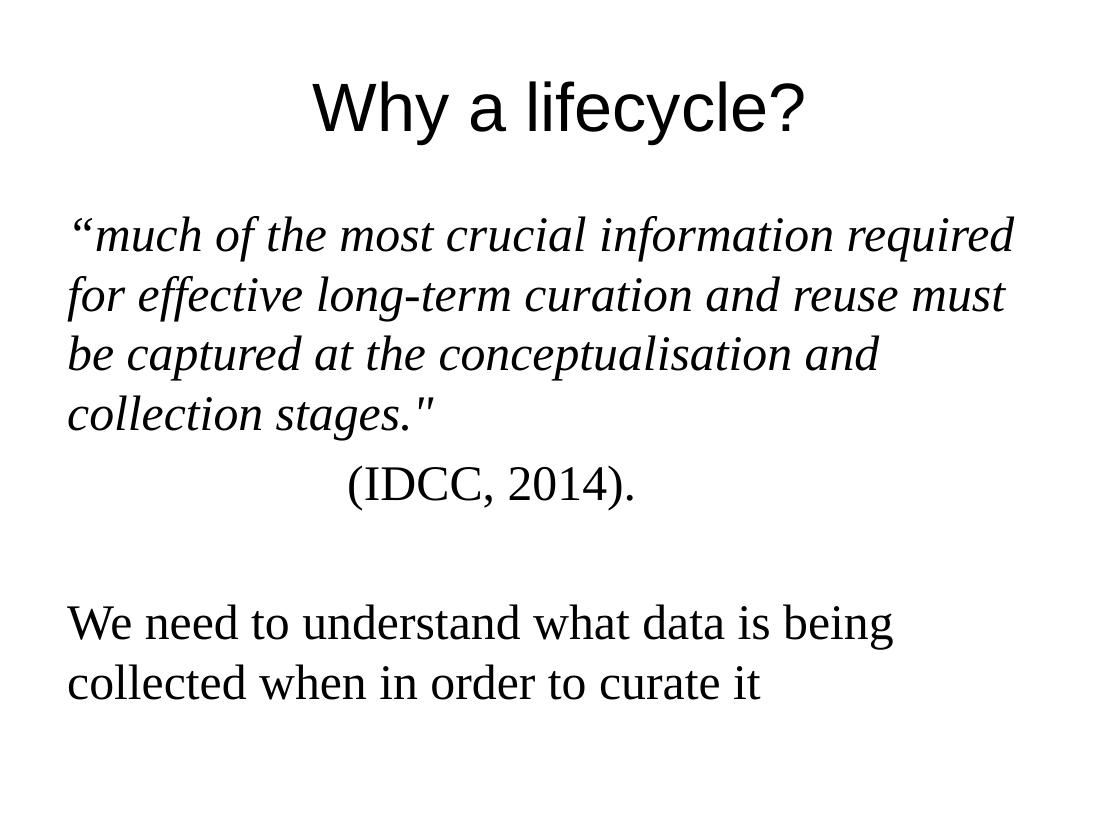
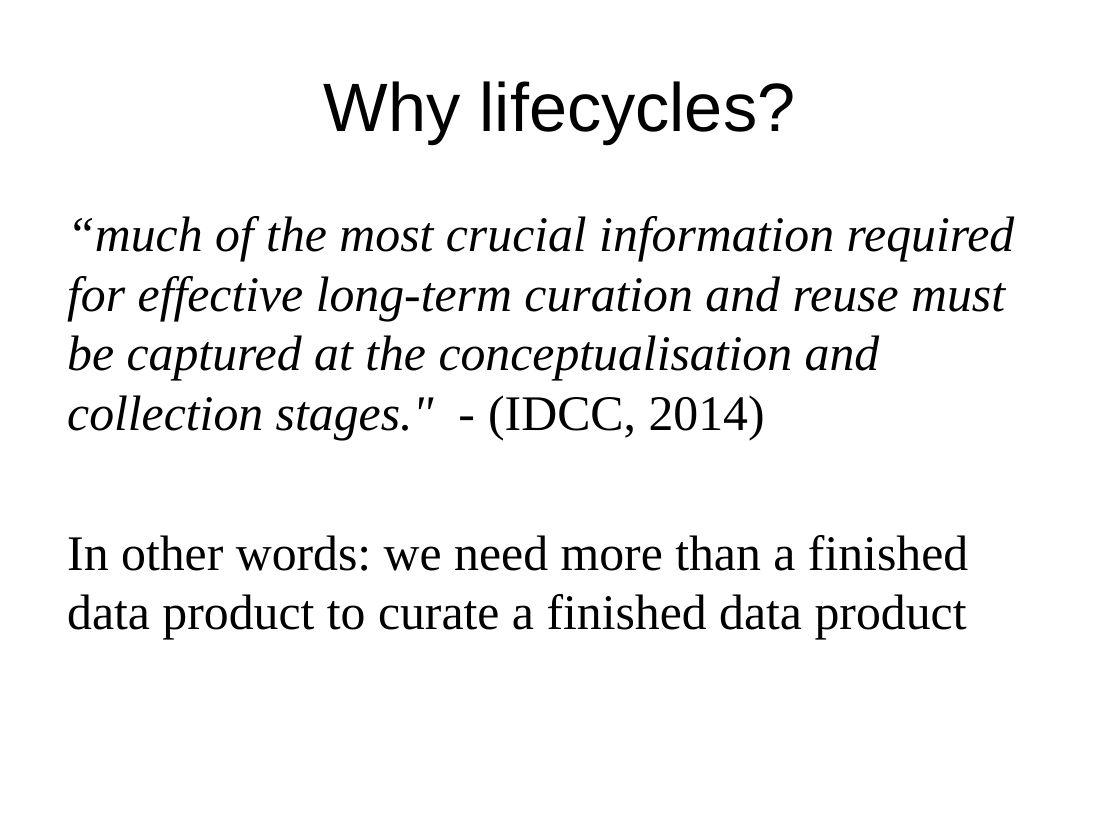
Before and after one commit to DataCurationWorkshop/HongKongCurationWorkshop, a slide deck: slide 2 of Day_1/Lectures/Day_1_Lecture_LifeCyclesIntro.pptx. Drawn at 1120x840 pixels with LibreOffice and Linux fonts; fonts in the diff are those of the drawing; background and template pictures are left out. Boxes give left, top, right and bottom in pixels: in the first picture for what was removed or moved away, otherwise in the second. Text is boxed around its words. In the diff, an @@ line names an element or a change of style, - is before the commit and + after.

```diff
--- a/Day_1/Lectures/Day_1_Lecture_LifeCyclesIntro.pptx
+++ b/Day_1/Lectures/Day_1_Lecture_LifeCyclesIntro.pptx
@@ title at [324, 81, 796, 143]: text changed @@
-Why a lifecycle?
+Why lifecycles?
@@ text at [67, 216, 1015, 639]: text changed @@
-“much of the most crucial information required for effective long-term curation and reuse must be captured at the conceptualisation and collection stages."
-(IDCC, 2014).
-We need to understand what data is being collected when in order to curate it
+“much of the most crucial information required for effective long-term curation and reuse must be captured at the conceptualisation and collection stages." - (IDCC, 2014)
+In other words: we need more than a finished data product to curate a finished data product
```
Also in this commit, not shown: 4 other slides changed, 26 slides added, 1 slide removed, 2 other files.
